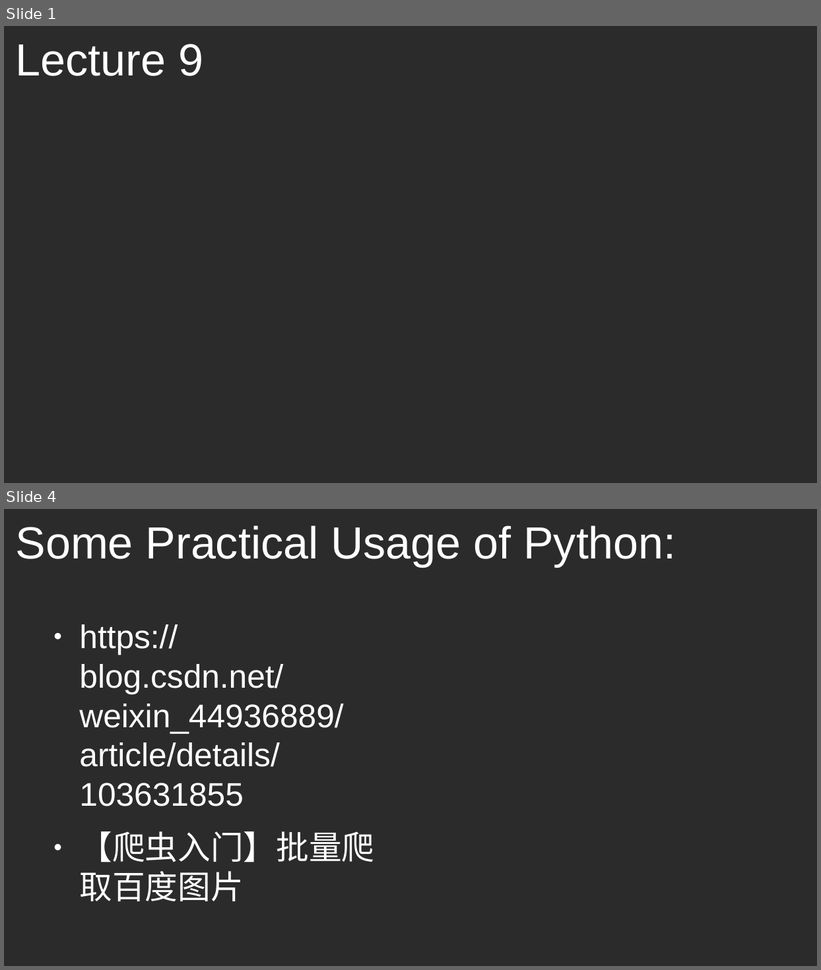
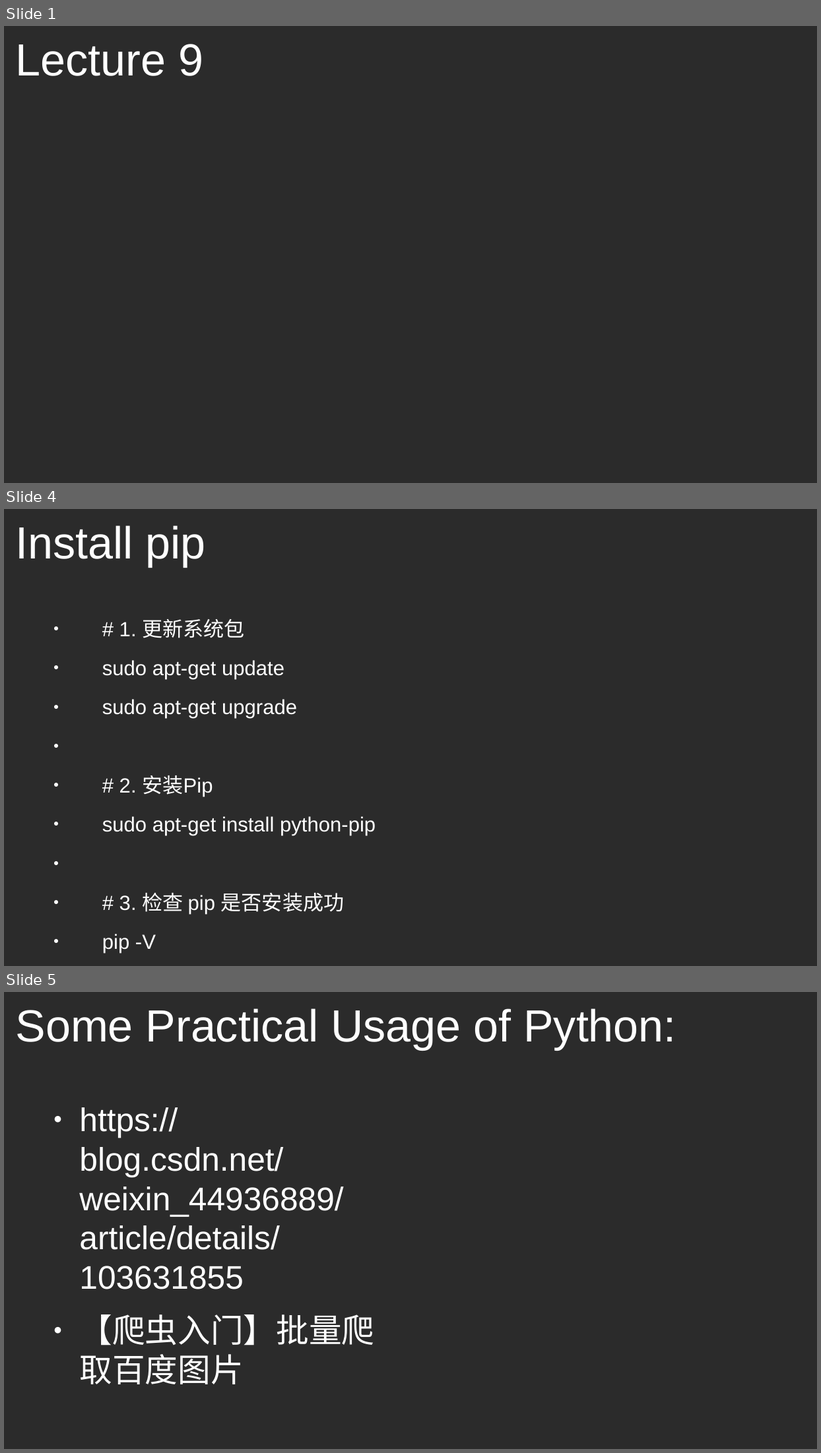
Before and after one commit to wubinbai/linux, a slide deck: l9.odp. Shown one above the other, each under a label of ours: slides 1 and 4 before the commit, slides 1, 4 and 5 after it; the slides between them are not shown. The pictures are 821x970 and 821x1453 pixels, drawn with LibreOffice and Linux fonts; fonts in the diff are those of the drawing; background and template pictures are left out; a plain dark background stands for a picture behind light text. Boxes give left, top, right and bottom in pixels: in the first picture for what was removed or moved away, otherwise in the second. Text is boxed around its words. In the diff, an @@ line names an element or a change of style, - is before the commit and + after.

```diff
--- a/l9.odp
+++ b/l9.odp
@@ slide 4 added at bbox=[4, 509, 817, 966], background picture (left out) @@
@@ title added at bbox=[16, 525, 206, 567], 44 pt, text #FFFFFF @@
+Install pip
@@ text added at bbox=[102, 619, 376, 953], 20 pt, text #FFFFFF @@
+● # 1. 更新系统包
+● sudo apt-get update
+● sudo apt-get upgrade
+● # 2. 安装Pip
+● sudo apt-get install python-pip
+● # 3. 检查 pip 是否安装成功
+● pip -V
@@ what was slide 4 is now slide 5 @@
```
Also in this commit, not shown: 1 slide changed, 1 other slide added, 1 slide removed, 6 other files.
